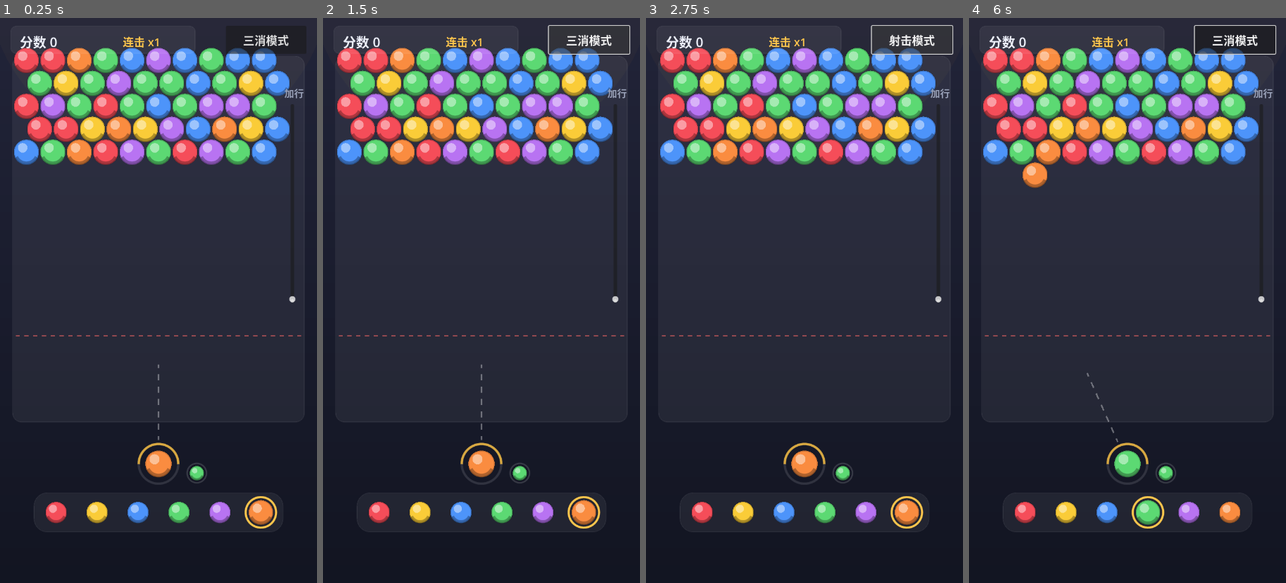
Above: before the commit, frames 1-4 (left to right).
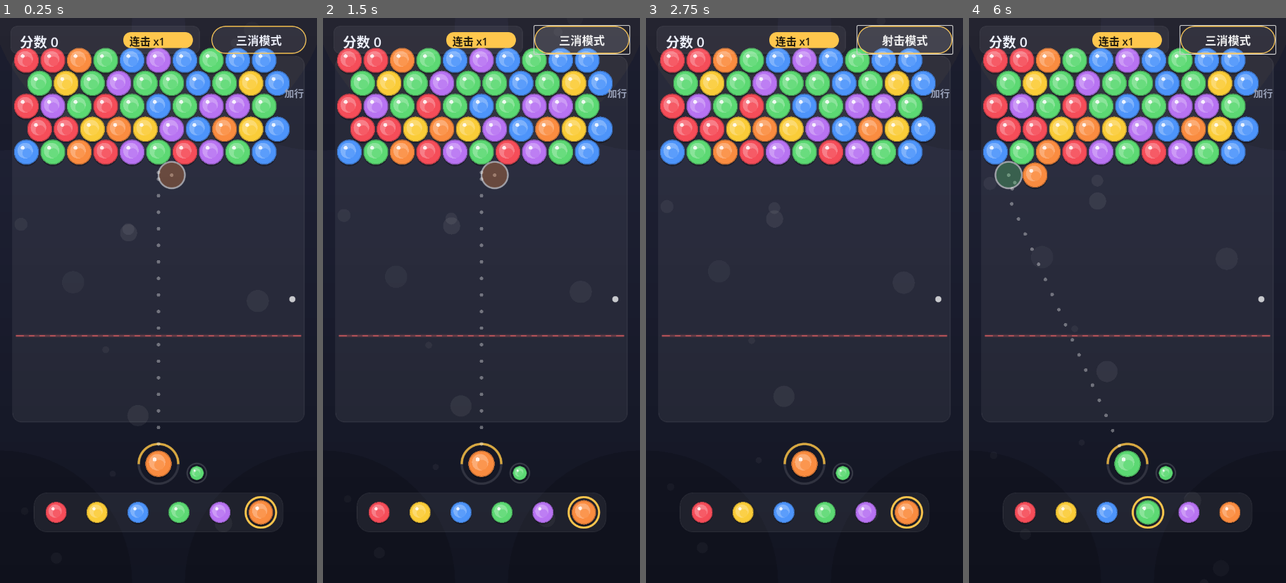
Above: after the commit, the same moments.

Repository: chenpeigen2/WeiXi
Game: Godot game, scene res://src/scenes/main.tscn
Same seed, same stepped clock (60 frames per second), same inputs: the game is played once before the commit and once after it.
Inputs (mouse positions are in pixels of both pictures, inside the frame that each line leads up to):
- Up to frame 1 (0.25 s): no input
- Up to frame 2 (1.5 s): click "三消模式" at 0.5 s; click "射击模式" at 1.25 s
- Up to frame 3 (2.75 s): click "三消模式" at 2 s
- Up to frame 4 (6 s): click "射击模式" at 2.75 s; click "三消模式" at 3.5 s; click "射击模式" at 4.25 s; tap Enter at 5 s; move the mouse to (1197, 272) at 5.02 s; click (1197, 272) at 5.17 s; tap Space at 5.75 s; drag from (1064, 328) to (1111, 413) at 5.77 s

The runs differ from the first frame. In frame 1, 9.0% of the frame differs, in the area x 4-97%, y 1-90%; in frame 2, 8.7%; in frame 3, 8.2%; in frame 4, 9.0%.

Commit message:
feat(ui): 美学升级 + 相机改上滑策略(不再缩放)
相机: 球大小恒定, 盘面超高整体上滑顶部隐藏, 安全线钉在视野底部(测试先行)。
弹道: 逻辑层新增 trace_path(共享_simulate), UI显示预测点流+落点幽灵球。
特效: fx_layer 爆裂环/重力掉落, 发射与三消消除均触发(颜色快照自before)。
质感: 球重画(投影/暗边/提亮/高光点), 背景氛围气泡+四角压暗,
安全线三层发光, 计分板连击金胶囊, 模式按钮金边胶囊, 滑杆金色滑块。
53测试全绿。

Diff:
--- a/src/logic/trajectory.gd
+++ b/src/logic/trajectory.gd
@@ -8,8 +8,19 @@
 
 ## 返回吸附格。from/dir 为像素坐标与方向，board_pixel_width 为盘面像素宽。
 static func find_attach_cell(board, layout, from: Vector2, dir: Vector2, board_pixel_width: float) -> Vector2i:
+	return _simulate(board, layout, from, dir, board_pixel_width, 0)["cell"]
+
+
+## 弹道预览：返回 {"cell": 吸附格, "points": 路径采样点(最多 max_points 个 + 终点)}
+static func trace_path(board, layout, from: Vector2, dir: Vector2, board_pixel_width: float, max_points := 40) -> Dictionary:
+	return _simulate(board, layout, from, dir, board_pixel_width, max_points)
+
+
+static func _simulate(board, layout, from: Vector2, dir: Vector2, board_pixel_width: float, max_points: int) -> Dictionary:
+	var points := PackedVector2Array()
 	var pos := from
 	var vel: Vector2 = dir.normalized() * (layout.radius * 0.25)
+	var cell := Vector2i(-999, -999)
 	for i in range(MAX_STEPS):
 		pos += vel
 		# 侧墙反弹（球心活动范围 [R, 宽-R]）
@@ -19,17 +30,28 @@
 		elif pos.x > board_pixel_width - layout.radius:
 			pos.x = 2.0 * (board_pixel_width - layout.radius) - pos.x
 			vel.x = -vel.x
+		# 路径采样
+		if max_points > 0 and i % 5 == 0 and points.size() < max_points:
+			points.append(pos)
 		# 碰顶：吸附到顶行最近空格
 		if pos.y <= 0.0:
-			return _nearest_empty_in_row(board, layout, pos, 0)
+			cell = _nearest_empty_in_row(board, layout, pos, 0)
+			break
 		# 碰球：吸附到该球最近的空邻格
 		var near: Vector2i = layout.pixel_to_cell(pos)
 		var candidates: Array[Vector2i] = [near]
 		candidates.append_array(HexGrid.neighbors(near))
+		var hit := false
 		for c in candidates:
 			if board.has_ball(c) and layout.cell_to_pixel(c).distance_to(pos) < layout.diameter * 0.85:
-				return _nearest_empty_neighbor(board, layout, c, pos)
-	return Vector2i(-999, -999) # 兜底，不应到达
+				cell = _nearest_empty_neighbor(board, layout, c, pos)
+				hit = true
+				break
+		if hit:
+			break
+	if max_points > 0:
+		points.append(pos)
+	return {"cell": cell, "points": points}
 
 
 static func _nearest_empty_in_row(board, layout, pos: Vector2, r: int) -> Vector2i:
--- a/src/scenes/main.gd
+++ b/src/scenes/main.gd
@@ -2,6 +2,7 @@
 ## 编排层：装配 UI 组件、转发输入、同步游戏状态。规则全在 src/logic，绘制全在 src/ui。
 
 const Game = preload("res://src/logic/game.gd")
+const Trajectory = preload("res://src/logic/trajectory.gd")
 const Ui = preload("res://src/ui/theme.gd")
 const BoardCamera = preload("res://src/ui/board_camera.gd")
 const BoardView = preload("res://src/ui/board_view.gd")
@@ -11,6 +12,7 @@
 const ModeButton = preload("res://src/ui/mode_button.gd")
 const RowSlider = preload("res://src/ui/row_slider.gd")
 const Background = preload("res://src/ui/background.gd")
+const FxLayer = preload("res://src/ui/fx_layer.gd")
 
 const INVALID_CELL := Vector2i(-999, -999)
 
@@ -20,6 +22,7 @@
 var board_view: Node2D
 var shooter: Node2D
 var picker: Node2D
+var fx_layer: Node2D
 var score_panel: Control
 var mode_button: Button
 var row_slider: Control
@@ -37,6 +40,8 @@
 	add_child(shooter)
 	picker = _make(BallPicker, "ColorPicker")
 	add_child(picker)
+	fx_layer = _make(FxLayer, "FxLayer")
+	add_child(fx_layer)
 
 	var hud := CanvasLayer.new()
 	hud.name = "HUD"
@@ -68,6 +73,7 @@
 	score_panel.set_score(game.scorer.score, game.scorer.combo)
 	mode_button.set_shoot_mode(game.mode == Game.Mode.SHOOT)
 	mode_button.set_hint(game.should_hint_match3())
+	_update_preview()
 
 
 # ---------- 输入路由 ----------
@@ -75,6 +81,7 @@
 func _unhandled_input(event: InputEvent) -> void:
 	if event is InputEventMouseMotion:
 		shooter.set_aim(event.position - Ui.SHOOTER_POS)
+		_update_preview()
 	elif event is InputEventMouseButton and event.pressed and event.button_index == MOUSE_BUTTON_LEFT:
 		_on_click(event.position)
 
@@ -95,21 +102,22 @@
 func _fire() -> void:
 	if shooter.is_flying():
 		return
-	var s := _cam_scale()
-	var o := _cam_origin(s)
-	var cell: Vector2i = game.aim_attach(BoardCamera.to_board(Ui.SHOOTER_POS, s, o), shooter.aim_dir)
+	var o := _cam_origin()
+	var trace: Dictionary = Trajectory.trace_path(game.board, game.layout, BoardCamera.to_board(Ui.SHOOTER_POS, 1.0, o), shooter.aim_dir, game.board.width * game.layout.diameter)
+	var cell: Vector2i = trace["cell"]
 	if cell == INVALID_CELL:
 		return
-	var to_screen := BoardCamera.to_screen(game.layout.cell_to_pixel(cell), s, o)
-	shooter.start_flight(Ui.SHOOTER_POS, to_screen, game.current_color, func() -> void:
-		game.attach_ball(cell)
+	var before: Dictionary = game.board.cells.duplicate()
+	shooter.start_flight(Ui.SHOOTER_POS, BoardCamera.to_screen(game.layout.cell_to_pixel(cell), 1.0, o), game.current_color, func() -> void:
+		var res: Dictionary = game.attach_ball(cell)
+		_spawn_effects(res, before)
 		selected = INVALID_CELL
 		refresh()
 	)
 
 
 func _swap_at(pos: Vector2) -> void:
-	var c: Vector2i = game.layout.pixel_to_cell(BoardCamera.to_board(pos, _cam_scale(), _cam_origin(_cam_scale())))
+	var c: Vector2i = game.layout.pixel_to_cell(BoardCamera.to_board(pos, 1.0, _cam_origin()))
 	if not game.board.has_ball(c):
 		selected = INVALID_CELL
 	elif selected == INVALID_CELL:
@@ -117,9 +125,40 @@
 	elif c == selected:
 		selected = INVALID_CELL
 	else:
-		game.try_swap(selected, c)
+		var before: Dictionary = game.board.cells.duplicate()
+		var res: Dictionary = game.try_swap(selected, c)
+		if res["matched"]:
+			_spawn_effects(res, before)
 		selected = INVALID_CELL
 	refresh()
+
+
+func _spawn_effects(res: Dictionary, before: Dictionary) -> void:
+	var o := _cam_origin()
+	for c in res["popped"]:
+		var pos := BoardCamera.to_screen(game.layout.cell_to_pixel(c), 1.0, o)
+		fx_layer.spawn_pop(pos, game.layout.radius, Ui.BALL_COLORS[before.get(c, 0)])
+	for c in res["dropped"]:
+		var pos := BoardCamera.to_screen(game.layout.cell_to_pixel(c), 1.0, o)
+		fx_layer.spawn_drop(pos, game.layout.radius, Ui.BALL_COLORS[before.get(c, 0)])
+
+
+# ---------- 弹道预览 ----------
+
+func _update_preview() -> void:
+	if game.mode != Game.Mode.SHOOT or shooter.is_flying():
+		shooter.set_preview(PackedVector2Array(), Vector2.ZERO, 0)
+		return
+	var o := _cam_origin()
+	var trace: Dictionary = Trajectory.trace_path(game.board, game.layout, BoardCamera.to_board(Ui.SHOOTER_POS, 1.0, o), shooter.aim_dir, game.board.width * game.layout.diameter)
+	var pts := PackedVector2Array()
+	for p in trace["points"]:
+		pts.append(BoardCamera.to_screen(p, 1.0, o))
+	var target := Vector2.ZERO
+	if trace["cell"] != INVALID_CELL:
+		target = BoardCamera.to_screen(game.layout.cell_to_pixel(trace["cell"]), 1.0, o)
+		pts.append(target)
+	shooter.set_preview(pts, target, game.current_color)
 
 
 # ---------- HUD 回调 ----------
@@ -135,11 +174,7 @@
 	refresh()
 
 
-# ---------- 相机 ----------
+# ---------- 相机（球大小恒定，超高上滑） ----------
 
-func _cam_scale() -> float:
-	return BoardCamera.scale_for(game.board.rows, game.layout.row_height, game.layout.diameter)
-
-
-func _cam_origin(s: float) -> Vector2:
-	return BoardCamera.origin_for(s, game.board.width * game.layout.diameter)
+func _cam_origin() -> Vector2:
+	return board_view.cam_origin()
--- a/src/ui/background.gd
+++ b/src/ui/background.gd
@@ -1,17 +1,48 @@
 extends Node2D
-## 背景：纵向渐变 + 顶部微光晕。
+## 背景：纵向渐变 + 缓缓上浮的氛围气泡 + 四角压暗 + 顶部微光。
 
 const Ui = preload("res://src/ui/theme.gd")
 
 const BANDS := 32
 
+var _bubbles: Array[Dictionary] = []
+
+
+func _ready() -> void:
+	var rng := RandomNumberGenerator.new()
+	rng.seed = 7 # 固定种子，布局稳定
+	for i in range(14):
+		_bubbles.append({
+			"x": rng.randf_range(20, Ui.SCREEN_W - 20),
+			"y": rng.randf_range(0, Ui.SCREEN_H),
+			"r": rng.randf_range(6, 26),
+			"speed": rng.randf_range(8, 22),
+			"a": rng.randf_range(0.03, 0.07),
+		})
+
+
+func _process(delta: float) -> void:
+	for b in _bubbles:
+		b["y"] -= b["speed"] * delta
+		if b["y"] < -30:
+			b["y"] = Ui.SCREEN_H + 30
+	queue_redraw()
+
 
 func _draw() -> void:
+	# 渐变
 	for i in range(BANDS):
 		var t := float(i) / BANDS
 		var col := Ui.BG_TOP.lerp(Ui.BG_BOTTOM, t)
 		draw_rect(Rect2(0, t * Ui.SCREEN_H, Ui.SCREEN_W, Ui.SCREEN_H / BANDS + 1), col)
+	# 氛围气泡
+	for b in _bubbles:
+		draw_circle(Vector2(b["x"], b["y"]), b["r"], Color(1, 1, 1, b["a"]))
+	# 四角压暗
+	var vignette := Color(0, 0, 0, 0.16)
+	for corner in [Vector2.ZERO, Vector2(Ui.SCREEN_W, 0), Vector2(0, Ui.SCREEN_H), Vector2(Ui.SCREEN_W, Ui.SCREEN_H)]:
+		draw_circle(corner, 300, vignette)
 	# 顶部微光
 	var glow := Ui.ACCENT
-	glow.a = 0.03
+	glow.a = 0.035
 	draw_circle(Vector2(Ui.SCREEN_W * 0.5, -90), 390, glow)
--- a/src/ui/ball_draw.gd
+++ b/src/ui/ball_draw.gd
@@ -1,15 +1,16 @@
 extends RefCounted
-## 球的统一绘制：底色 + 高光 + 底部暗边 + 细描边，营造糖果质感。
+## 球的统一绘制：投影 + 暗边 + 主体 + 球形提亮 + 高光点，糖果玻璃质感。
 
 static func draw_ball(ci: CanvasItem, pos: Vector2, r: float, color: Color) -> void:
-	# 底色
-	ci.draw_circle(pos, r, color)
-	# 底部暗弧（厚度感）
-	var dark := color.darkened(0.30)
-	ci.draw_arc(pos, r * 0.88, PI * 0.15, PI * 0.85, 24, dark, r * 0.22, true)
-	# 左上高光
-	var hl := color.lightened(0.5)
-	hl.a = 0.9
-	ci.draw_circle(pos + Vector2(-r * 0.30, -r * 0.34), r * 0.38, hl)
-	# 细描边
-	ci.draw_arc(pos, r * 0.98, 0, TAU, 48, Color(0, 0, 0, 0.20), 1.5, true)
+	# 投影
+	ci.draw_circle(pos + Vector2(0, r * 0.14), r * 0.98, Color(0, 0, 0, 0.28))
+	# 外圈暗边
+	ci.draw_circle(pos, r, color.darkened(0.22))
+	# 主体
+	ci.draw_circle(pos, r * 0.92, color)
+	# 球形提亮（偏左上）
+	ci.draw_circle(pos + Vector2(-r * 0.10, -r * 0.12), r * 0.62, color.lightened(0.28))
+	# 核心回压主色（避免发灰）
+	ci.draw_circle(pos + Vector2(r * 0.06, r * 0.08), r * 0.38, color.lightened(0.08))
+	# 高光点
+	ci.draw_circle(pos + Vector2(-r * 0.30, -r * 0.34), r * 0.15, Color(1, 1, 1, 0.85))
--- a/src/ui/board_camera.gd
+++ b/src/ui/board_camera.gd
@@ -1,17 +1,19 @@
 extends RefCounted
-## 棋盘相机：盘面随续行整体缩放，保证全场可见。纯数学。
+## 棋盘相机：球大小恒定（永不缩放），盘面超高时整体上滑、顶部隐藏，
+## 安全线始终钉在视野底部。
 
 const Ui = preload("res://src/ui/theme.gd")
 
 
-static func scale_for(rows: int, row_height: float, diameter: float) -> float:
-	var h: float = rows * row_height + diameter
-	return min(1.0, Ui.BOARD_AREA_H / h)
+static func scale_for(_rows: int, _row_height: float, _diameter: float) -> float:
+	return 1.0 # 不缩放，超高改上滑
 
 
-## 盘面像素坐标原点的屏幕位置（水平居中）
-static func origin_for(scale: float, board_px_w: float) -> Vector2:
-	return Vector2((Ui.SCREEN_W - board_px_w * scale) * 0.5, Ui.BOARD_TOP)
+## 盘面像素坐标原点的屏幕位置：装得下则顶对齐，装不下则上滑超出部分
+static func origin_for(rows: int, row_height: float, diameter: float, board_px_w: float) -> Vector2:
+	var total_h: float = rows * row_height + diameter
+	var y: float = Ui.BOARD_TOP - max(0.0, total_h - Ui.BOARD_AREA_H)
+	return Vector2((Ui.SCREEN_W - board_px_w) * 0.5, y)
 
 
 static func to_screen(board_pos: Vector2, scale: float, origin: Vector2) -> Vector2:
--- a/src/ui/board_view.gd
+++ b/src/ui/board_view.gd
@@ -1,5 +1,5 @@
 extends Node2D
-## 棋盘视图：玻璃面板背板 + 全部球 + 三消选中环 + 安全虚线。
+## 棋盘视图：玻璃面板背板 + 全部球（顶部滑出隐藏）+ 三消选中环 + 发光安全线。
 
 const Ui = preload("res://src/ui/theme.gd")
 const BallDraw = preload("res://src/ui/ball_draw.gd")
@@ -21,12 +21,15 @@
 	_panel.set_corner_radius_all(20)
 
 
+func cam_origin() -> Vector2:
+	return BoardCamera.origin_for(game.board.rows, game.layout.row_height, game.layout.diameter, game.board.width * game.layout.diameter)
+
+
 func _draw() -> void:
 	if game == null:
 		return
 	var layout = game.layout
-	var s := BoardCamera.scale_for(game.board.rows, layout.row_height, layout.diameter)
-	var origin := BoardCamera.origin_for(s, game.board.width * layout.diameter)
+	var origin := cam_origin()
 
 	# 背板
 	draw_style_box(_panel, Rect2(
@@ -36,21 +39,26 @@
 		Ui.BOARD_AREA_H + 20
 	))
 
-	# 球
-	var r: float = layout.radius * s
+	# 球（滑出顶部的行隐藏不画）
+	var r: float = layout.radius
 	for cell in game.board.cells:
-		var pos: Vector2 = BoardCamera.to_screen(layout.cell_to_pixel(cell), s, origin)
+		var pos: Vector2 = BoardCamera.to_screen(layout.cell_to_pixel(cell), 1.0, origin)
+		if pos.y < Ui.BOARD_TOP - r:
+			continue
 		BallDraw.draw_ball(self, pos, r * 0.95, Ui.BALL_COLORS[game.board.get_color(cell)])
 
 	# 三消选中环
 	if selected != INVALID_CELL and game.board.has_ball(selected):
-		var pos: Vector2 = BoardCamera.to_screen(layout.cell_to_pixel(selected), s, origin)
-		draw_arc(pos, r * 1.05, 0, TAU, 40, Ui.SELECTION, 2.5, true)
+		var pos: Vector2 = BoardCamera.to_screen(layout.cell_to_pixel(selected), 1.0, origin)
+		draw_arc(pos, r * 1.05, 0, TAU, 40, Ui.SELECTION, 3.5, true)
 
-	# 安全虚线（非死亡线，触底自动续行）
-	var line_y: float = BoardCamera.to_screen(Vector2(0, (game.deadline_row + 1) * layout.row_height), s, origin).y
-	draw_dashed_line(
-		Vector2(Ui.BOARD_MARGIN_X, line_y),
-		Vector2(Ui.SCREEN_W - Ui.BOARD_MARGIN_X, line_y),
-		Ui.DEADLINE, 2.0, 10.0
-	)
+	# 发光安全线（非死亡线，触底自动续行上滑）
+	var line_y: float = BoardCamera.to_screen(Vector2(0, (game.deadline_row + 1) * layout.row_height), 1.0, origin).y
+	var x0 := Ui.BOARD_MARGIN_X
+	var x1 := Ui.SCREEN_W - Ui.BOARD_MARGIN_X
+	var glow := Ui.DEADLINE
+	glow.a = 0.10
+	draw_line(Vector2(x0, line_y), Vector2(x1, line_y), glow, 8.0)
+	glow.a = 0.25
+	draw_line(Vector2(x0, line_y), Vector2(x1, line_y), glow, 4.0)
+	draw_dashed_line(Vector2(x0, line_y), Vector2(x1, line_y), Ui.DEADLINE, 2.0, 12.0)
--- /dev/null
+++ b/src/ui/fx_layer.gd
@@ -0,0 +1,53 @@
+extends Node2D
+## 消除特效层：爆裂环（放大淡出）+ 掉落球（重力加速下坠淡出）。
+
+const POP_DUR := 0.30
+const DROP_DUR := 0.50
+const DROP_GRAVITY := 4200.0
+
+var _effects: Array[Dictionary] = []
+
+
+func spawn_pop(pos: Vector2, r: float, color: Color) -> void:
+	_effects.append({"kind": "pop", "pos": pos, "r": r, "color": color, "t": 0.0})
+	queue_redraw()
+
+
+func spawn_drop(pos: Vector2, r: float, color: Color) -> void:
+	_effects.append({"kind": "drop", "pos": pos, "vel": Vector2(0, 60), "r": r, "color": color, "t": 0.0})
+	queue_redraw()
+
+
+func effect_count() -> int:
+	return _effects.size()
+
+
+func _process(delta: float) -> void:
+	if _effects.is_empty():
+		return
+	var keep: Array[Dictionary] = []
+	for e in _effects:
+		e["t"] += delta
+		var dur: float = POP_DUR if e["kind"] == "pop" else DROP_DUR
+		if e["t"] < dur:
+			if e["kind"] == "drop":
+				e["vel"].y += DROP_GRAVITY * delta
+				e["pos"] += e["vel"] * delta
+			keep.append(e)
+	_effects = keep
+	queue_redraw()
+
+
+func _draw() -> void:
+	for e in _effects:
+		var dur: float = POP_DUR if e["kind"] == "pop" else DROP_DUR
+		var k: float = clamp(e["t"] / dur, 0.0, 1.0)
+		var c: Color = e["color"]
+		if e["kind"] == "pop":
+			c.a = 0.85 * (1.0 - k)
+			draw_arc(e["pos"], e["r"] * (1.0 + k * 1.1), 0, TAU, 32, c, max(1.0, 5.0 * (1.0 - k)), true)
+			c.a = 0.45 * (1.0 - k)
+			draw_circle(e["pos"], e["r"] * (1.0 - k) * 0.9, c)
+		else:
+			c.a = 1.0 - k * k
+			draw_circle(e["pos"], e["r"] * 0.95, c)
--- a/src/ui/mode_button.gd
+++ b/src/ui/mode_button.gd
@@ -1,14 +1,33 @@
 extends Button
-## 模式切换按钮：射击/三消互切，低球数时红光闪烁提示。
+## 模式切换按钮：金边胶囊样式，低球数时红光闪烁提示。
+
+const Ui = preload("res://src/ui/theme.gd")
 
 var _hint := false
 var _t := 0.0
 
 
 func _ready() -> void:
-	position = Vector2(513, 18)
-	size = Vector2(183, 63)
+	position = Vector2(480, 18)
+	size = Vector2(216, 63)
 	add_theme_font_size_override("font_size", 26)
+	add_theme_color_override("font_color", Ui.TEXT_MAIN)
+
+	var normal := StyleBoxFlat.new()
+	normal.bg_color = Color(1, 1, 1, 0.07)
+	normal.border_color = Ui.ACCENT
+	normal.set_border_width_all(2)
+	normal.set_corner_radius_all(31)
+	add_theme_stylebox_override("normal", normal)
+
+	var hover := normal.duplicate()
+	hover.bg_color = Color(1, 1, 1, 0.15)
+	add_theme_stylebox_override("hover", hover)
+
+	var pressed := normal.duplicate()
+	pressed.bg_color = Ui.ACCENT.darkened(0.45)
+	add_theme_stylebox_override("pressed", pressed)
+
 	text = "三消模式"
 
 
--- a/src/ui/row_slider.gd
+++ b/src/ui/row_slider.gd
@@ -1,5 +1,5 @@
 extends Control
-## 作弊2·加行滑杆：竖向拖动 1~5 行，松手生效并自动复位。
+## 作弊2·加行滑杆：竖向拖动 1~5 行，松手生效并自动复位。金色滑块。
 
 const Ui = preload("res://src/ui/theme.gd")
 
@@ -25,6 +25,18 @@
 	slider.step = 1
 	slider.value = 1
 	slider.size = Vector2(48, 450)
+
+	var bar := StyleBoxFlat.new()
+	bar.bg_color = Color(1, 1, 1, 0.10)
+	bar.set_corner_radius_all(6)
+	slider.add_theme_stylebox_override("slider", bar)
+
+	var grab := StyleBoxFlat.new()
+	grab.bg_color = Ui.ACCENT
+	grab.set_corner_radius_all(10)
+	slider.add_theme_stylebox_override("grabber_area", grab)
+	slider.add_theme_stylebox_override("grabber_area_highlight", grab)
+
 	slider.drag_ended.connect(_on_drag_ended)
 	add_child(slider)
 
--- a/src/ui/score_panel.gd
+++ b/src/ui/score_panel.gd
@@ -1,5 +1,5 @@
 extends Control
-## 计分面板：玻璃底 + 分数 + 连击倍率。
+## 计分面板：玻璃底 + 大分数 + 金色连击胶囊。
 
 const Ui = preload("res://src/ui/theme.gd")
 
@@ -8,29 +8,34 @@
 var _score_label: Label
 var _combo_label: Label
 var _panel: StyleBoxFlat
+var _pill: StyleBoxFlat
 
 
 func _ready() -> void:
 	position = Vector2(24, 18)
-	size = Vector2(420, 63)
+	size = Vector2(430, 63)
 	custom_minimum_size = size
 
 	_panel = StyleBoxFlat.new()
 	_panel.bg_color = Ui.PANEL
 	_panel.border_color = Ui.PANEL_STROKE
 	_panel.set_border_width_all(1)
-	_panel.set_corner_radius_all(12)
+	_panel.set_corner_radius_all(14)
+
+	_pill = StyleBoxFlat.new()
+	_pill.bg_color = Ui.ACCENT
+	_pill.set_corner_radius_all(17)
 
 	_score_label = Label.new()
-	_score_label.position = Vector2(21, 13)
-	_score_label.add_theme_font_size_override("font_size", 30)
+	_score_label.position = Vector2(21, 12)
+	_score_label.add_theme_font_size_override("font_size", 31)
 	_score_label.add_theme_color_override("font_color", Ui.TEXT_MAIN)
 	add_child(_score_label)
 
 	_combo_label = Label.new()
-	_combo_label.position = Vector2(255, 17)
-	_combo_label.add_theme_font_size_override("font_size", 25)
-	_combo_label.add_theme_color_override("font_color", Ui.ACCENT)
+	_combo_label.position = Vector2(270, 16)
+	_combo_label.add_theme_font_size_override("font_size", 24)
+	_combo_label.add_theme_color_override("font_color", Color(0.12, 0.10, 0.05))
 	add_child(_combo_label)
 
 
@@ -38,7 +43,9 @@
 	text = "分数 %d" % score
 	_score_label.text = text
 	_combo_label.text = "连击 x%d" % combo
+	queue_redraw()
 
 
 func _draw() -> void:
 	draw_style_box(_panel, Rect2(Vector2.ZERO, size))
+	draw_style_box(_pill, Rect2(Vector2(256, 14), Vector2(158, 36)))
--- a/src/ui/shooter.gd
+++ b/src/ui/shooter.gd
@@ -1,5 +1,5 @@
 extends Node2D
-## 发射器：底座 + 瞄准虚线 + 当前球/下一球预告 + 飞球动画。
+## 发射器：底座 + 弹道预测点流 + 落点幽灵球 + 当前/下一球 + 飞球动画。
 
 const Ui = preload("res://src/ui/theme.gd")
 const BallDraw = preload("res://src/ui/ball_draw.gd")
@@ -11,6 +11,9 @@
 var aim_dir := Vector2.UP
 
 var _flight: Dictionary = {} # {from,to,pos,t,color,cb}
+var _preview_points := PackedVector2Array()
+var _preview_target := Vector2.ZERO
+var _preview_color := 0
 
 
 ## 瞄准方向限制在水平线以上，并保持单位向量
@@ -25,6 +28,13 @@
 
 func set_aim(dir: Vector2) -> void:
 	aim_dir = clamp_aim(dir)
+	queue_redraw()
+
+
+func set_preview(points: PackedVector2Array, target: Vector2, color: int) -> void:
+	_preview_points = points
+	_preview_target = target
+	_preview_color = color
 	queue_redraw()
 
 
@@ -53,23 +63,30 @@
 	if game == null:
 		return
 	var p := Ui.SHOOTER_POS
+	var r: float = game.layout.radius
 
 	# 底座：整圈细环 + 上半金色弧
-	draw_arc(p, 45, 0, TAU, 48, Color(1, 1, 1, 0.12), 4.0, true)
-	draw_arc(p, 45, PI, TAU, 24, Ui.ACCENT.darkened(0.15), 4.0, true)
+	draw_arc(p, r * 1.5, 0, TAU, 48, Color(1, 1, 1, 0.12), 4.0, true)
+	draw_arc(p, r * 1.5, PI, TAU, 24, Ui.ACCENT.darkened(0.15), 4.0, true)
 
-	# 瞄准虚线
+	# 弹道预测：点流 + 落点幽灵球
 	if game.mode == Game.Mode.SHOOT and _flight.is_empty():
-		draw_dashed_line(p + aim_dir * 54.0, p + aim_dir * 225.0, Color(1, 1, 1, 0.35), 3.5, 14.0)
+		for pt in _preview_points:
+			draw_circle(pt, 4.0, Color(1, 1, 1, 0.35))
+		if not _preview_points.is_empty():
+			var ghost := Ui.BALL_COLORS[_preview_color]
+			ghost.a = 0.30
+			draw_circle(_preview_target, r * 0.95, ghost)
+			draw_arc(_preview_target, r, 0, TAU, 40, Color(1, 1, 1, 0.55), 2.5, true)
 
 	# 当前球
-	BallDraw.draw_ball(self, p, game.layout.radius, Ui.BALL_COLORS[game.current_color])
+	BallDraw.draw_ball(self, p, r, Ui.BALL_COLORS[game.current_color])
 
 	# 飞行球
 	if not _flight.is_empty():
-		BallDraw.draw_ball(self, _flight["pos"], game.layout.radius, Ui.BALL_COLORS[_flight["color"]])
+		BallDraw.draw_ball(self, _flight["pos"], r, Ui.BALL_COLORS[_flight["color"]])
 
 	# 下一球预告（右侧小球 + 引导环）
-	var next_pos := p + Vector2(87, 21)
-	draw_arc(next_pos, 22, 0, TAU, 32, Color(1, 1, 1, 0.15), 2.0, true)
-	BallDraw.draw_ball(self, next_pos, 16.0, Ui.BALL_COLORS[game.next_color])
+	var next_pos := p + Vector2(r * 2.9, r * 0.7)
+	draw_arc(next_pos, r * 0.73, 0, TAU, 32, Color(1, 1, 1, 0.15), 2.0, true)
+	BallDraw.draw_ball(self, next_pos, r * 0.53, Ui.BALL_COLORS[game.next_color])
--- /dev/null
+++ b/tests/test_fx_layer.gd
@@ -0,0 +1,22 @@
+extends "res://tests/test_case.gd"
+
+const FxLayer = preload("res://src/ui/fx_layer.gd")
+
+
+func test_effects_expire_after_duration() -> void:
+	var fx: Node2D = FxLayer.new()
+	fx.spawn_pop(Vector2(100, 100), 20.0, Color.RED)
+	fx.spawn_drop(Vector2(200, 200), 20.0, Color.BLUE)
+	assert_eq(fx.effect_count(), 2, "两个特效存活")
+	fx._process(0.6) # 超过最长寿命
+	assert_eq(fx.effect_count(), 0, "超时全部消散")
+	fx.free()
+
+
+func test_drop_effect_falls_down() -> void:
+	var fx: Node2D = FxLayer.new()
+	fx.spawn_drop(Vector2(200, 200), 20.0, Color.BLUE)
+	fx._process(0.1)
+	var y_after: float = fx._effects[0]["pos"].y
+	assert_true(y_after > 200.0, "掉落特效向下运动")
+	fx.free()
--- /dev/null
+++ b/tests/test_trace_path.gd
@@ -0,0 +1,37 @@
+extends "res://tests/test_case.gd"
+
+const Board = preload("res://src/logic/board.gd")
+const HexLayout = preload("res://src/logic/hex_layout.gd")
+const Trajectory = preload("res://src/logic/trajectory.gd")
+
+const R := 10.0
+const W_PX := 10 * 2 * R
+
+
+func test_trace_straight_up_path_and_cell() -> void:
+	var b := Board.new(10, 12)
+	var l := HexLayout.new(R)
+	var res: Dictionary = Trajectory.trace_path(b, l, Vector2(100, 500), Vector2(0, -1), W_PX)
+	assert_eq(res["cell"], Vector2i(5, 0), "落点与 find_attach_cell 一致")
+	var pts: PackedVector2Array = res["points"]
+	assert_true(pts.size() >= 3, "有路径点")
+	var last_y := 9999.0
+	for p in pts:
+		assert_eq(p.x, 100.0, "直线弹道x不变")
+		assert_true(p.y < last_y, "y严格递减")
+		last_y = p.y
+
+
+func test_trace_wall_bounce_has_turning_point() -> void:
+	var b := Board.new(10, 12)
+	var l := HexLayout.new(R)
+	var res: Dictionary = Trajectory.trace_path(b, l, Vector2(R, 500), Vector2(-0.5, -1), W_PX)
+	assert_eq(res["cell"].y, 0, "弹墙后仍到顶")
+	var pts: PackedVector2Array = res["points"]
+	var min_x := 9999.0
+	for p in pts:
+		if p.x < min_x:
+			min_x = p.x
+	# 反弹后横坐标仍被夹在墙边 [R, R+步进] ≈ [10, 11.2]
+	assert_true(min_x < R + 2.0, "先贴到左墙, min_x=%f" % min_x)
+	assert_true(pts[pts.size() - 1].x > min_x + 5.0, "反弹后向右")
--- a/tests/test_ui_camera.gd
+++ b/tests/test_ui_camera.gd
@@ -2,26 +2,26 @@
 
 const BoardCamera = preload("res://src/ui/board_camera.gd")
 
-
-func test_scale_is_one_when_board_fits() -> void:
-	var rh := sqrt(3.0) * 18.0
-	assert_eq(BoardCamera.scale_for(12, rh, 36.0), 1.0, "12行内不缩放")
+const RH := 31.1769 # sqrt(3) * 18
 
 
-func test_scale_shrinks_when_board_tall() -> void:
-	var rh := sqrt(3.0) * 18.0
-	var s: float = BoardCamera.scale_for(30, rh, 36.0)
-	# 精确值 = 可用高 / (行数*行高 + 直径)
-	assert_true(abs(s - 810.0 / (30.0 * rh + 36.0)) < 0.0001, "30行按比例缩小")
+func test_scale_always_one_no_shrink() -> void:
+	assert_eq(BoardCamera.scale_for(12, RH, 36.0), 1.0, "12行不缩放")
+	assert_eq(BoardCamera.scale_for(30, RH, 36.0), 1.0, "30行也不缩放, 球大小恒定")
+
+
+func test_origin_top_aligned_when_fits() -> void:
+	# 12行总高 12*31.1769+36 ≈ 410 < 810 → 顶对齐, x 居中 (720-600)/2=60
+	assert_vec_near(BoardCamera.origin_for(12, RH, 36.0, 600.0), Vector2(60, 96))
+
+
+func test_origin_slides_up_when_tall() -> void:
+	# 30行总高 30*31.1769+36 ≈ 971.3, 超出810的部分上滑隐藏
+	var o := BoardCamera.origin_for(30, RH, 36.0, 600.0)
+	assert_vec_near(o, Vector2(60, 96.0 - (30.0 * RH + 36.0 - 810.0)), "顶部溢出上滑")
 
 
 func test_screen_board_roundtrip() -> void:
-	var s := 0.7
-	var o := BoardCamera.origin_for(s, 360.0)
+	var o := BoardCamera.origin_for(30, RH, 36.0, 600.0)
 	var p := Vector2(123, 456)
-	assert_vec_near(BoardCamera.to_screen(BoardCamera.to_board(p, s, o), s, o), p, "往返一致")
-
-
-func test_origin_centers_board_horizontally() -> void:
-	# 屏宽720, 板宽360*0.5=180 → x = (720-180)/2 = 270, 顶边距96
-	assert_vec_near(BoardCamera.origin_for(0.5, 360.0), Vector2(270, 96))
+	assert_vec_near(BoardCamera.to_screen(BoardCamera.to_board(p, 1.0, o), 1.0, o), p, "往返一致")
